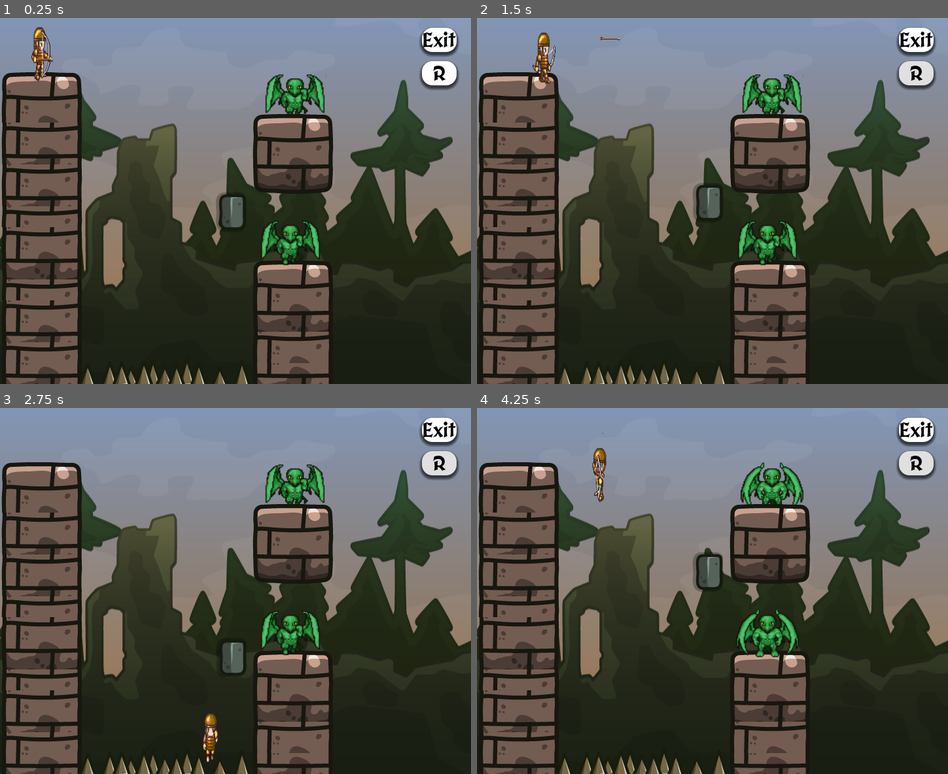
Above: before the commit, frames 1-4 (two rows, left to right).
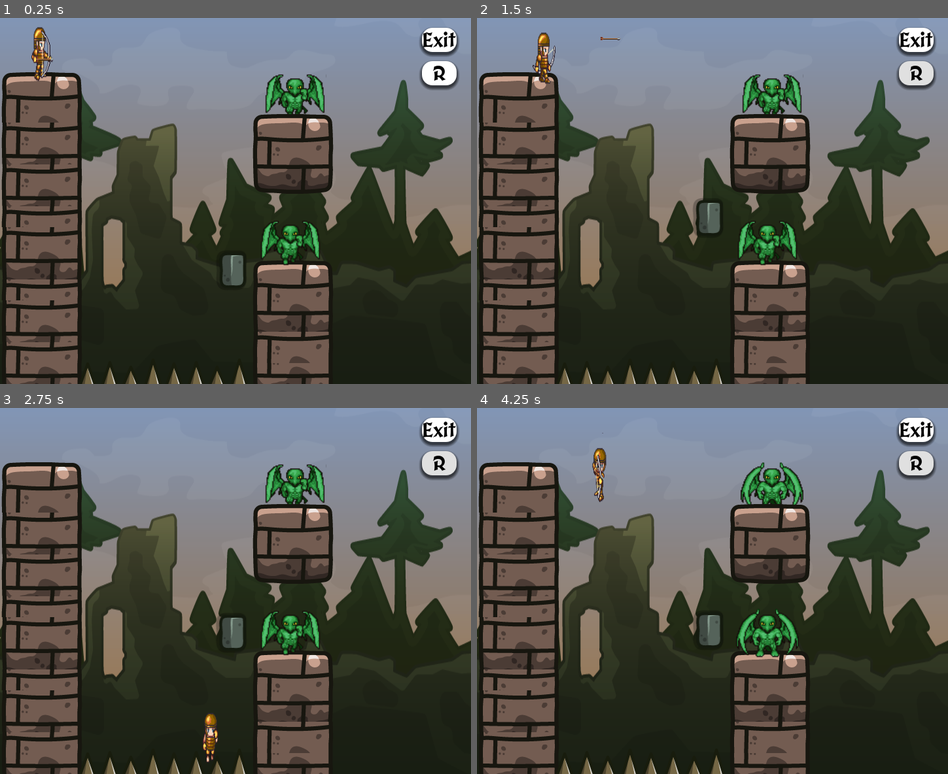
Above: after the commit, the same moments.

Repository: Vysubs28/360-No-Scope
Game: Godot game, scene res://Level/Level 2/Level2.tscn
Same seed, same stepped clock (60 frames per second), same inputs: the game is played once before the commit and once after it. This scene is started directly instead of the project's main scene.
Inputs:
- Up to frame 1 (0.25 s): no input
- Up to frame 2 (1.5 s): click "R" at 0.5 s; tap Enter (ui_accept) at 1.25 s; hold D (right) from 1.28 s (still down); tap Space (shoot) at 1.35 s
- Up to frame 3 (2.75 s): keep holding D (right); tap Enter (ui_accept) at 1.52, 2.27 s; tap W (spin) at 2.1 s
- Up to frame 4 (4.25 s): release D (right) at 2.78 s; hold A (left) 2.78-3.53 s; tap Space (shoot) at 2.85 s; hold D (right) from 3.53 s (still down); tap W (spin) at 3.6 s; tap Enter (ui_accept) at 3.77 s

The runs differ from the first frame. In frame 1, 1.4% of the frame differs, in the area x 23-53%, y 47-100%; in frame 2, 1.0%; in frame 3, 1.2%; in frame 4, 1.5%, in the area x 23-53%, y 39-100%.

Commit message:
Fixing overlap

Diff:
--- a/Level/Level 2/Level2.tscn
+++ b/Level/Level 2/Level2.tscn
@@ -248,11 +248,8 @@
 [node name="trap_1" parent="." instance=ExtResource("9_pfwbr")]
 position = Vector2(184, 552)
 
-[node name="trap_2" parent="." instance=ExtResource("9_pfwbr")]
-position = Vector2(236, 550)
-
 [node name="trap_3" parent="." instance=ExtResource("9_pfwbr")]
-position = Vector2(320, 553)
+position = Vector2(316, 552)
 
 [node name="Enemy2" parent="." instance=ExtResource("8_x1m7g")]
 position = Vector2(432, 344)
@@ -265,9 +262,8 @@
 script = ExtResource("6_aipob")
 
 [node name="PathFollow2D" type="PathFollow2D" parent="Path2D"]
-position = Vector2(351.452, 306.159)
+position = Vector2(352, 395)
 rotation = 1.56333
-progress = 88.8421
 rotates = false
 
 [node name="RemoteTransform2D" type="RemoteTransform2D" parent="Path2D/PathFollow2D"]
--- a/Level/Level 2/level2.gd
+++ b/Level/Level 2/level2.gd
@@ -17,10 +17,6 @@
 func _on_restart_pressed():
 	enemies = 2
 	get_tree().reload_current_scene()
-
-
-
-
 
 func _on_mc_2_shoot(pos):
 	var bullet = bullet_scene.instantiate()
--- a/Level/Level 5/Level 5.tscn
+++ b/Level/Level 5/Level 5.tscn
@@ -3232,13 +3232,13 @@
 position = Vector2(296, 501)
 
 [node name="trap_9" parent="." instance=ExtResource("14_8vx34")]
-position = Vector2(1331, 501)
+position = Vector2(1342, 500)
 
 [node name="trap_8" parent="." instance=ExtResource("14_8vx34")]
-position = Vector2(1199, 501)
+position = Vector2(1209, 501)
 
 [node name="trap_7" parent="." instance=ExtResource("14_8vx34")]
-position = Vector2(1070, 501)
+position = Vector2(1075, 501)
 
 [node name="trap_5" parent="." instance=ExtResource("14_8vx34")]
 position = Vector2(684, 501)
@@ -3247,7 +3247,7 @@
 position = Vector2(424, 503)
 
 [node name="trap_2" parent="." instance=ExtResource("14_8vx34")]
-position = Vector2(941, 501)
+position = Vector2(943, 500)
 
 [node name="trap_3" parent="." instance=ExtResource("14_8vx34")]
 position = Vector2(813, 501)
--- a/Test_Character/Character/Movement.gd
+++ b/Test_Character/Character/Movement.gd
@@ -20,10 +20,12 @@
 
 signal shoot(pos: Vector2)
 
+func restart():
+	get_tree().reload_current_scene()
 
 func _physics_process(delta):
 	if(Input.is_action_just_released("restart")):
-		get_tree().reload_current_scene()
+		restart()
 	if (not dead):# Add the gravity.
 		if(not flying):
 			if not is_on_floor():
@@ -94,8 +96,7 @@
 	animated_sprite.play("death")
 	Death_sfx.play()
 	await animated_sprite.animation_finished
-	queue_free()
-	get_tree().reload_current_scene()
+	restart()
 
 func fly():
 	if not dead:
